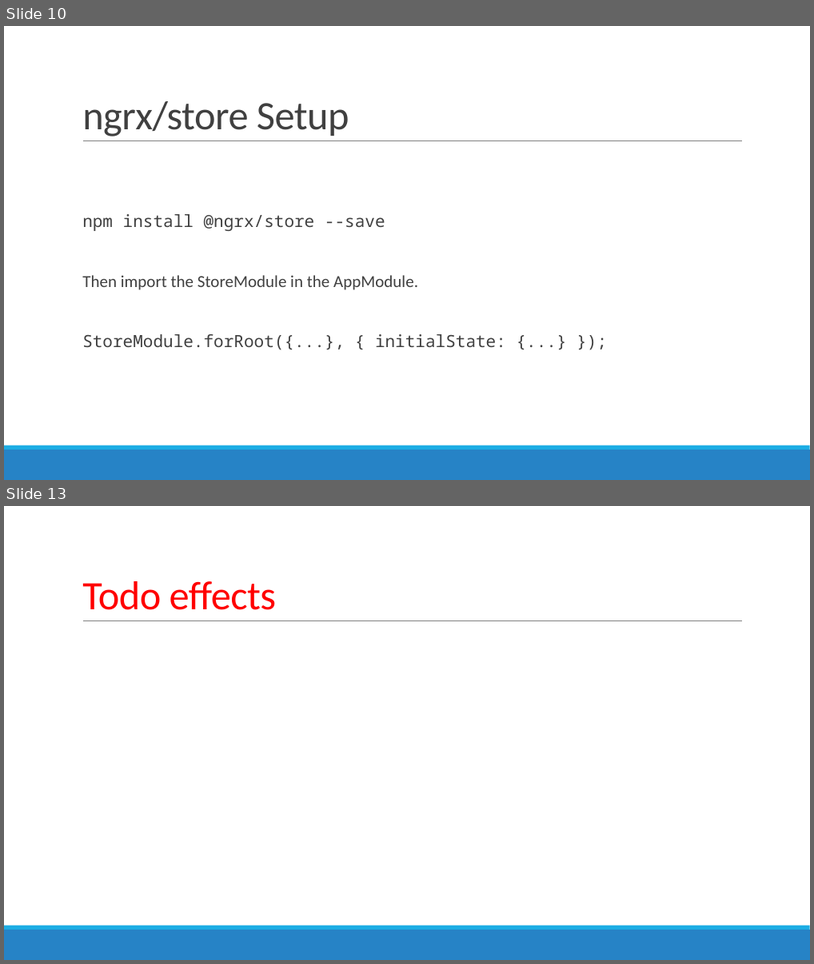
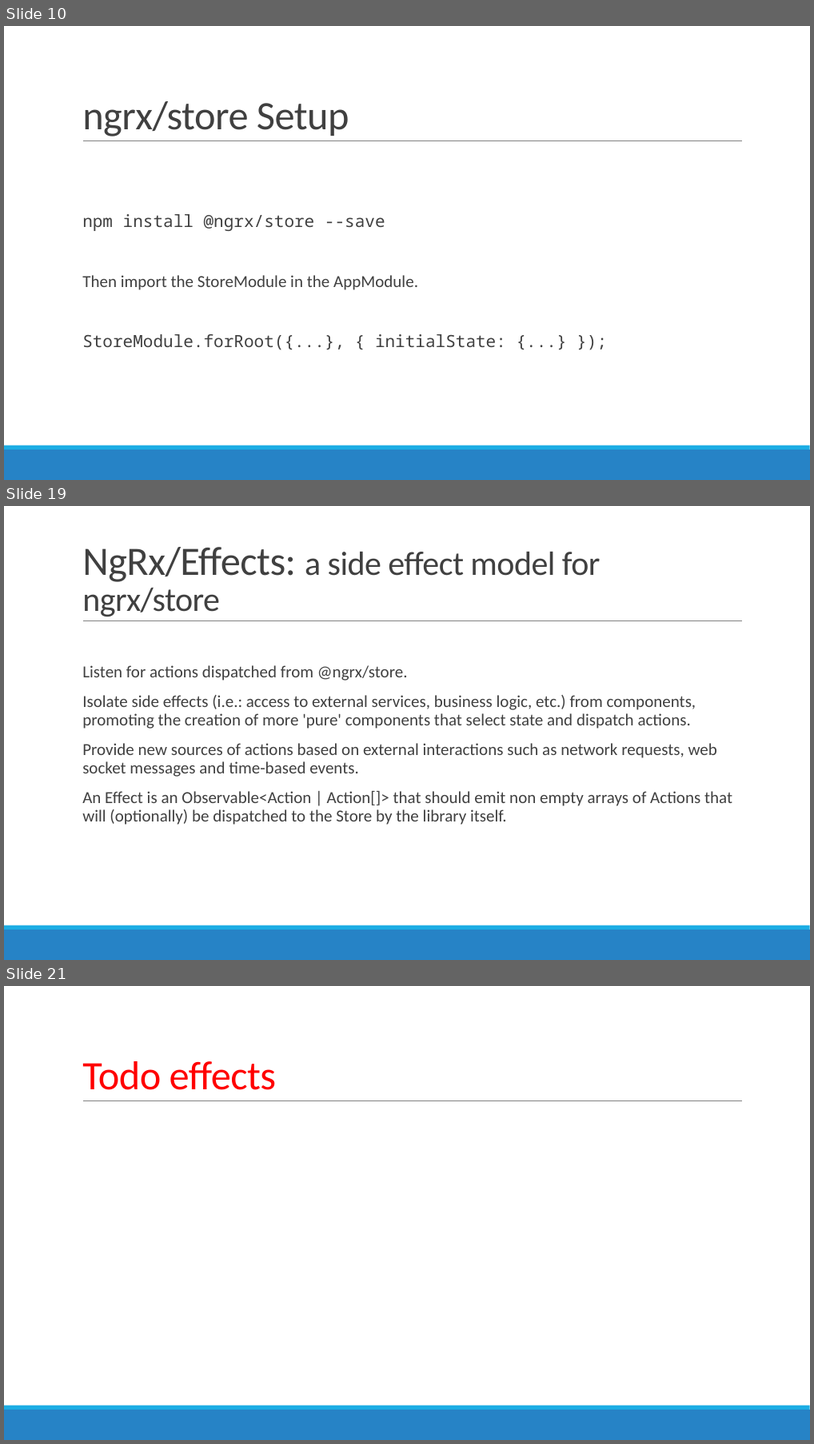
Before and after one commit to AGiorgetti/ngrx101, a slide deck: ReactiveProgramming_ngrx.pptx. Shown one above the other, each under a label of ours: slides 10 and 13 before the commit, slides 10, 19 and 21 after it; the slides between them are not shown. The pictures are 814x964 and 814x1444 pixels, drawn with LibreOffice and Linux fonts; fonts in the diff are those of the drawing. Boxes give left, top, right and bottom in pixels: in the first picture for what was removed or moved away, otherwise in the second. Text is boxed around its words. In the diff, an @@ line names an element or a change of style, - is before the commit and + after.

```diff
--- a/ReactiveProgramming_ngrx.pptx
+++ b/ReactiveProgramming_ngrx.pptx
@@ slide 19 added at (4,506,810,960), background #FFFFFF; not listed: 3 template elements that a slide beside it also shows @@
@@ title added at (82,547,601,616), 40 pt, text #404040 @@
+NgRx/Effects: a side effect model for ngrx/store
@@ text added at (82,665,733,824), 20 pt, text #404040 @@
+  Listen for actions dispatched from @ngrx/store.
+  Isolate side effects (i.e.: access to external services, business logic, etc.) from components, promoting the creation of more 'pure' components that select state and dispatch actions.
+  Provide new sources of actions based on external interactions such as network requests, web socket messages and time-based events.
+  An Effect is an Observable<Action | Action[]> that should emit non empty arrays of Actions that will (optionally) be dispatched to the Store by the library itself.
@@ what was slide 13 is now slide 21 @@
```
Also in this commit, not shown: 1 slide changed, 8 other slides added, 1 slide removed, 7 other files.
